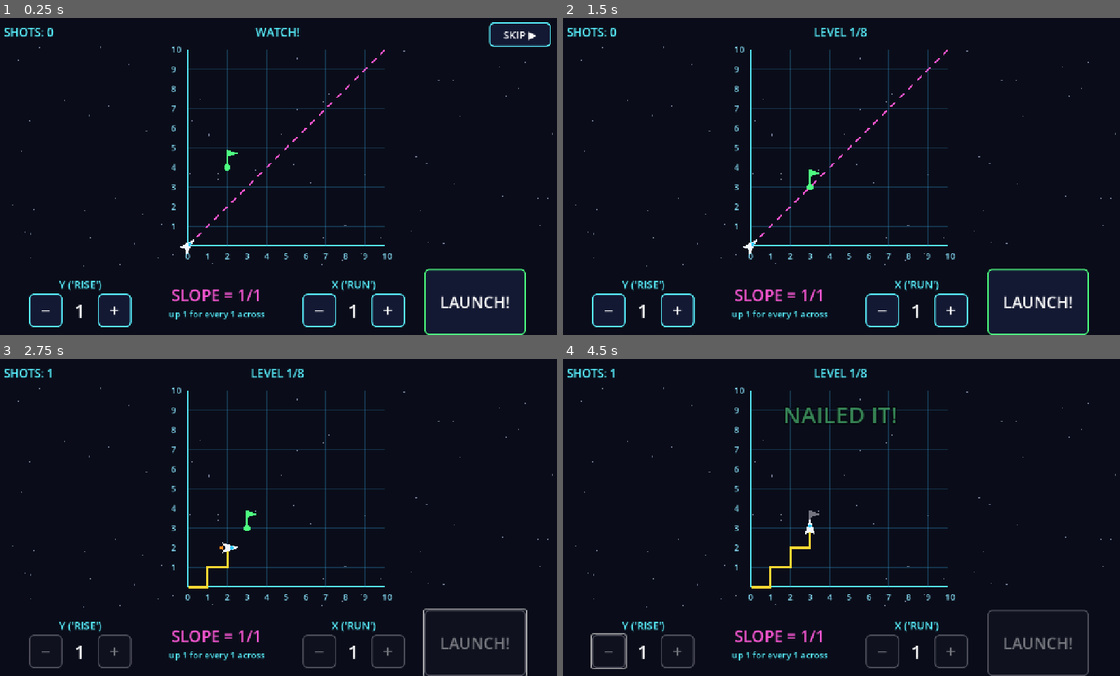
Above: before the commit, frames 1-4 (two rows, left to right).
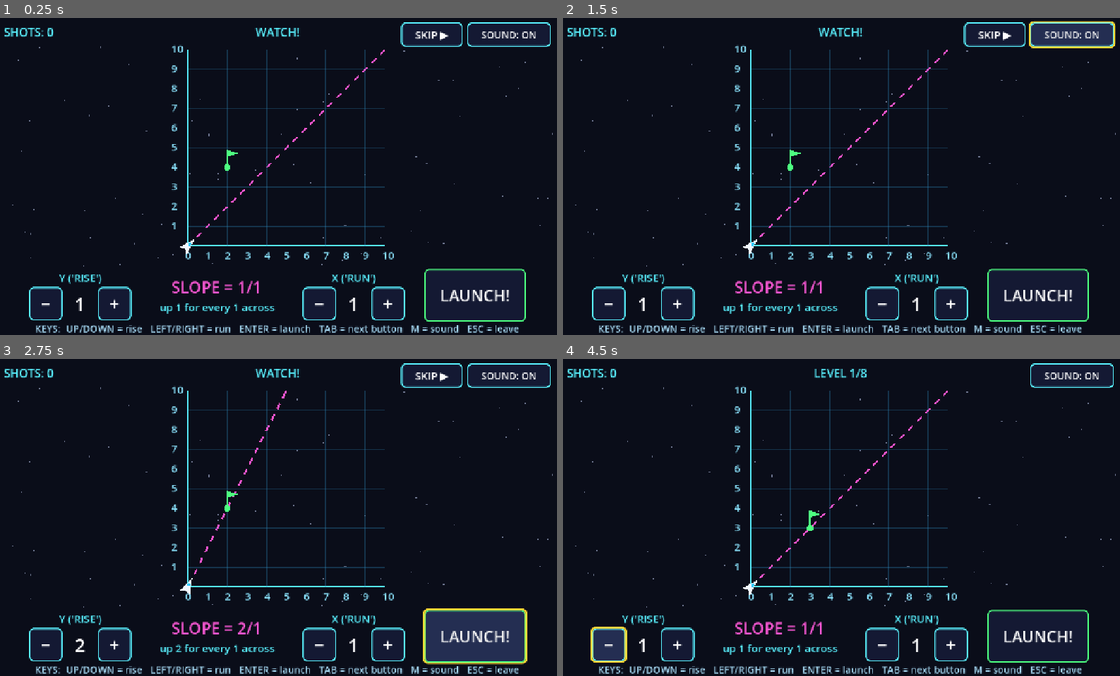
Above: after the commit, the same moments.

Repository: SFMiner/slope-shot
Game: Godot game, scene res://main.tscn
Same seed, same stepped clock (60 frames per second), same inputs: the game is played once before the commit and once after it.
Inputs (mouse positions are in pixels of both pictures, inside the frame that each line leads up to):
- Up to frame 1 (0.25 s): no input
- Up to frame 2 (1.5 s): click (1069, 33) at 0.5 s, where only the run after the commit has a clickable "SOUND: ON"; click (1069, 33) at 1.25 s, where only the run after the commit has a clickable "SOUND: OFF"
- Up to frame 3 (2.75 s): click "LAUNCH!" at 2 s
- Up to frame 4 (4.5 s): click (1036, 637) at 2.75 s, where only the run after the commit has a clickable "LAUNCH!"; click (997, 374) at 3.5 s, where only the run after the commit has a clickable "SKIP ▶"; click (607, 644) at 4.25 s, where only the run after the commit has a clickable "−"

The runs differ from the first frame. In frame 1, 6.3% of the frame differs, in the area x 5-97%, y 1-100%; in frame 2, 7.5%; in frame 3, 9.9%, in the area x 5-99%, y 1-100%; in frame 4, 7.1%.

Commit message:
Site readiness: keyboard nav and exit, mute, no emoji, web export preset
Tab order, Tab/Shift+Tab/Esc send sims:leave-game, focus ring, key controls; sound waits for
first input; ticks drawn not colour-only; 2D lean template; tests (keyboard, smoke).

Co-Authored-By: Claude Opus 5.5 <noreply@anthropic.com>
Claude-Session: https://claude.ai/code/session_01YcCN7binXr75rHP92VtJRs

Diff:
--- a/project.godot
+++ b/project.godot
@@ -20,6 +20,7 @@
 window/size/viewport_width=1280
 window/size/viewport_height=720
 window/stretch/mode="canvas_items"
+window/stretch/aspect="expand"
 
 [rendering]
 
--- a/scripts/grid_view.gd
+++ b/scripts/grid_view.gd
@@ -98,10 +98,10 @@
 		draw_line(grid_to_px(Vector2(0, i)), grid_to_px(Vector2(GRID_MAX, i)), col, width)
 		# Axis numbers must be readable from across a classroom.
 		var x_label_pos: Vector2 = grid_to_px(Vector2(i, 0)) + Vector2(-6.0, 30.0)
-		draw_string(font, x_label_pos, str(i), HORIZONTAL_ALIGNMENT_LEFT, -1, 20, COLOR_TEXT)
+		draw_string(font, x_label_pos, str(i), HORIZONTAL_ALIGNMENT_LEFT, -1, 24, COLOR_TEXT)
 		if i > 0:
 			var y_label_pos: Vector2 = grid_to_px(Vector2(0, i)) + Vector2(-38.0, 7.0)
-			draw_string(font, y_label_pos, str(i), HORIZONTAL_ALIGNMENT_LEFT, -1, 20, COLOR_TEXT)
+			draw_string(font, y_label_pos, str(i), HORIZONTAL_ALIGNMENT_LEFT, -1, 24, COLOR_TEXT)
 
 func _draw_preview_line() -> void:
 	# The line y = (rise/run) * x, extended to whichever grid edge it
@@ -141,6 +141,14 @@
 			pole_top + Vector2(0.0, _cell * 0.36),
 		])
 		draw_colored_polygon(flag_tri, col)
+		if done:
+			# A tick on cleared flags, so "done" is not shown by grey alone.
+			var tick: PackedVector2Array = PackedVector2Array([
+				base + Vector2(-_cell * 0.3, _cell * 0.05),
+				base + Vector2(-_cell * 0.12, _cell * 0.25),
+				base + Vector2(_cell * 0.3, -_cell * 0.2),
+			])
+			draw_polyline(tick, COLOR_TARGET_RING, 4.0)
 
 func _draw_rocket() -> void:
 	var center: Vector2 = grid_to_px(rocket_grid)
--- /dev/null
+++ b/scripts/keyboard_nav.gd
@@ -0,0 +1,130 @@
+# === HEADER COMMENT ===
+# keyboard_nav.gd
+# Keyboard use and the keyboard exit for the sims site (SPEC section 6).
+# Tab walks the usable controls in order; Tab past the last or Shift+Tab before
+# the first leaves the game; Escape leaves. Arrow keys, Enter and M are
+# shortcuts for the things a mouse does. Tab order is the array passed to setup().
+
+class_name KeyboardNav
+extends Node
+
+# === SIGNALS ===
+# action is one of: rise_up, rise_down, run_up, run_down, launch, mute
+signal shortcut(action: String)
+## Any key or click: lets main unlock sound even though this node handles the key first.
+signal activity
+
+# === CONSTANTS ===
+const FOCUS_COLOR: Color = Color(1.0, 0.85, 0.2)
+
+# === PUBLIC VARIABLES ===
+## Times the keyboard left the game; read by tests/test_keyboard.gd.
+var leave_count: int = 0
+## True after a key press, false after a mouse click: decides whether to put focus back on LAUNCH.
+var keyboard_mode: bool = false
+
+# === PRIVATE VARIABLES ===
+var _controls: Array[Control] = []
+var _ring: StyleBoxFlat = null
+
+# === LIFECYCLE METHODS ===
+func _ready() -> void:
+	_ring = StyleBoxFlat.new()
+	_ring.draw_center = false
+	_ring.border_color = FOCUS_COLOR
+	_ring.set_border_width_all(4)
+	_ring.set_corner_radius_all(10)
+	_ring.set_expand_margin_all(3.0)
+
+# === PUBLIC METHODS ===
+func setup(controls: Array[Control]) -> void:
+	_controls = controls
+	for c: Control in _controls:
+		c.focus_mode = Control.FOCUS_ALL
+		c.add_theme_stylebox_override("focus", _ring)
+
+## Controls Tab can land on right now (visible and enabled), in Tab order.
+func get_stops() -> Array[Control]:
+	var out: Array[Control] = []
+	for c: Control in _controls:
+		var b: BaseButton = c as BaseButton
+		if c.is_visible_in_tree() and (b == null or not b.disabled):
+			out.append(c)
+	return out
+
+## Drops focus and asks the sims site's play page to take the keyboard back. On its own page there is no parent.
+func leave_game() -> void:
+	get_viewport().gui_release_focus()
+	leave_count += 1
+	if OS.has_feature("web"):
+		JavaScriptBridge.eval(
+				"if (window.parent !== window) window.parent.postMessage({type: 'sims:leave-game'}, location.origin)")
+
+# === INPUT ===
+func _input(event: InputEvent) -> void:
+	# _input, not _unhandled_input: the GUI takes Tab and the arrow keys for its own focus movement first.
+	if event is InputEventMouseButton and event.pressed:
+		keyboard_mode = false
+		activity.emit()
+		return
+	var key: InputEventKey = event as InputEventKey
+	if key == null or not key.pressed:
+		return
+	keyboard_mode = true
+	activity.emit()
+	var focus: Control = get_viewport().gui_get_focus_owner()
+	if event.is_action_pressed("ui_cancel"):
+		_handled()
+		leave_game()
+		return
+	# Exact match (third argument): without it ui_focus_next also matches Shift+Tab
+	if event.is_action_pressed("ui_focus_next", true, true):
+		_tab(focus, 1)
+		return
+	if event.is_action_pressed("ui_focus_prev", true, true):
+		_tab(focus, -1)
+		return
+	if key.echo:
+		return
+	match key.keycode:
+		KEY_UP:
+			_emit("rise_up")
+		KEY_DOWN:
+			_emit("rise_down")
+		KEY_RIGHT:
+			_emit("run_up")
+		KEY_LEFT:
+			_emit("run_down")
+		KEY_L:
+			_emit("launch")
+		KEY_M:
+			_emit("mute")
+		KEY_ENTER, KEY_KP_ENTER, KEY_SPACE:
+			# A focused button takes Enter/Space itself (presses it), so this only runs with nothing focused
+			if focus == null:
+				_emit("launch")
+
+# === PRIVATE METHODS ===
+func _emit(action: String) -> void:
+	_handled()
+	shortcut.emit(action)
+
+func _handled() -> void:
+	get_viewport().set_input_as_handled()
+
+func _tab(focus: Control, step: int) -> void:
+	var stops: Array[Control] = get_stops()
+	_handled()
+	if stops.is_empty():
+		leave_game()
+		return
+	var idx: int = stops.find(focus)
+	if idx == -1:
+		# Nothing (or something not in the list) focused: start at the end Tab came from
+		stops[0 if step > 0 else stops.size() - 1].grab_focus()
+		return
+	var target: int = idx + step
+	if target < 0 or target >= stops.size():
+		leave_game()
+		return
+	stops[target].grab_focus()
--- a/scripts/main.gd
+++ b/scripts/main.gd
@@ -26,12 +26,15 @@
 const HIT_PAUSE: float = 1.5
 const TOP_BAR_HEIGHT: float = 56.0
 const BOTTOM_BAR_HEIGHT: float = 150.0
+const HINT_HEIGHT: float = 30.0
+const HINT_TEXT: String = "KEYS:  UP/DOWN = rise   LEFT/RIGHT = run   ENTER = launch   TAB = next button   M = sound   ESC = leave"
 const ALPHABET: String = "ABCDEFGHIJKLMNOPQRSTUVWXYZ"
 
 const COLOR_NEON: Color = Color(0.35, 0.95, 1.0)
 const COLOR_GOOD: Color = Color(0.4, 1.0, 0.6)
 const COLOR_BAD: Color = Color(1.0, 0.5, 0.4)
 const COLOR_WARN: Color = Color(1.0, 1.0, 0.5)
+const COLOR_TEXT_DIM: Color = Color(0.65, 0.85, 0.95)
 const COLOR_BG: Color = Color(0.04, 0.05, 0.10)
 
 # Level data. "ordered" = multiple flags, steepest target must be hit first.
@@ -82,6 +85,9 @@
 var slope_words_label: Label = null
 var launch_button: Button = null
 var skip_button: Button = null
+var mute_button: Button = null
+var keyboard: KeyboardNav = null
+var hint_label: Label = null
 var name_overlay: Control = null
 var board_overlay: Control = null
 var board_list_label: Label = null
@@ -101,8 +107,14 @@
 	_build_confetti()
 	_build_name_overlay()
 	_build_board_overlay()
+	_setup_keyboard()
 	_refresh_slope()
 	_run_intro()
+
+func _input(event: InputEvent) -> void:
+	# The first click or key unlocks sound; nothing plays before it.
+	if (event is InputEventKey or event is InputEventMouseButton) and event.is_pressed():
+		sfx.unlock()
 
 func _process(delta: float) -> void:
 	if grid_view.is_flying:
@@ -258,6 +270,9 @@
 	_set_steppers_enabled(true)
 	if current_state != State.INTRO:
 		current_state = State.AIM
+		# Keyboard players keep their place: focus returns to LAUNCH after a shot.
+		if keyboard != null and keyboard.keyboard_mode and get_viewport().gui_get_focus_owner() == null:
+			launch_button.grab_focus()
 
 func _preview_allowed() -> bool:
 	# Intro always demos the line; gameplay only on the first PREVIEW_LEVELS.
@@ -373,6 +388,44 @@
 		return
 	_start_game()
 
+func _toggle_mute() -> void:
+	sfx.muted = not sfx.muted
+	mute_button.text = "SOUND: OFF" if sfx.muted else "SOUND: ON"
+	sfx.play_sound("click")
+
+func _setup_keyboard() -> void:
+	keyboard = KeyboardNav.new()
+	keyboard.name = "KeyboardNav"
+	add_child(keyboard)
+	# Tab order: skip (intro only), rise -/+, run -/+, launch, sound
+	var controls: Array[Control] = [skip_button]
+	for b: Button in _stepper_buttons:
+		controls.append(b)
+	controls.append(launch_button)
+	controls.append(mute_button)
+	keyboard.setup(controls)
+	keyboard.shortcut.connect(_on_shortcut)
+	keyboard.activity.connect(sfx.unlock)
+
+func _on_shortcut(action: String) -> void:
+	match action:
+		"rise_up":
+			_change_rise(1)
+		"rise_down":
+			_change_rise(-1)
+		"run_up":
+			_change_run(1)
+		"run_down":
+			_change_run(-1)
+		"launch":
+			# During the intro demo, Enter skips it
+			if current_state == State.INTRO:
+				_on_skip_pressed()
+			else:
+				_on_launch_pressed()
+		"mute":
+			_toggle_mute()
+
 func _change_letter(slot: int, amount: int) -> void:
 	_letters[slot] = posmod(_letters[slot] + amount, ALPHABET.length())
 	letter_labels[slot].text = ALPHABET[_letters[slot]]
@@ -475,18 +528,31 @@
 	skip_button.custom_minimum_size = Vector2(140.0, 56.0)
 	skip_button.add_theme_font_size_override("font_size", 24)
 	skip_button.set_anchors_preset(Control.PRESET_TOP_RIGHT)
-	skip_button.offset_left = -160.0
+	skip_button.offset_left = -360.0
 	skip_button.offset_top = 10.0
-	skip_button.offset_right = -20.0
+	skip_button.offset_right = -230.0
 	skip_button.offset_bottom = 66.0
 	skip_button.pressed.connect(_on_skip_pressed)
 	_style_button(skip_button)
 	add_child(skip_button)
 
+	mute_button = Button.new()
+	mute_button.text = "SOUND: ON"
+	mute_button.add_theme_font_size_override("font_size", 22)
+	mute_button.set_anchors_preset(Control.PRESET_TOP_RIGHT)
+	mute_button.offset_left = -210.0
+	mute_button.offset_top = 10.0
+	mute_button.offset_right = -20.0
+	mute_button.offset_bottom = 66.0
+	mute_button.pressed.connect(_toggle_mute)
+	_style_button(mute_button)
+	add_child(mute_button)
+
 func _build_bottom_bar() -> void:
 	var bar: HBoxContainer = HBoxContainer.new()
 	bar.set_anchors_preset(Control.PRESET_BOTTOM_WIDE)
 	bar.offset_top = -BOTTOM_BAR_HEIGHT
+	bar.offset_bottom = -HINT_HEIGHT
 	bar.alignment = BoxContainer.ALIGNMENT_CENTER
 	bar.add_theme_constant_override("separation", 44)
 	add_child(bar)
@@ -508,7 +574,7 @@
 	slope_fraction_label.horizontal_alignment = HORIZONTAL_ALIGNMENT_CENTER
 	slope_box.add_child(slope_fraction_label)
 	slope_words_label = Label.new()
-	slope_words_label.add_theme_font_size_override("font_size", 20)
+	slope_words_label.add_theme_font_size_override("font_size", 24)
 	slope_words_label.add_theme_color_override("font_color", COLOR_NEON)
 	slope_words_label.horizontal_alignment = HORIZONTAL_ALIGNMENT_CENTER
 	slope_box.add_child(slope_words_label)
@@ -529,6 +595,17 @@
 	_style_button(launch_button, Color(0.3, 1.0, 0.5))
 	launch_button.pressed.connect(_on_launch_pressed)
 	bar.add_child(launch_button)
+
+	# On-screen key help: mouse-only actions all have a key.
+	hint_label = Label.new()
+	hint_label.text = HINT_TEXT
+	hint_label.add_theme_font_size_override("font_size", 22)
+	hint_label.add_theme_color_override("font_color", COLOR_TEXT_DIM)
+	hint_label.set_anchors_preset(Control.PRESET_BOTTOM_WIDE)
+	hint_label.offset_top = -HINT_HEIGHT
+	hint_label.horizontal_alignment = HORIZONTAL_ALIGNMENT_CENTER
+	hint_label.mouse_filter = Control.MOUSE_FILTER_IGNORE
+	add_child(hint_label)
 
 func _make_stepper(title: String) -> Dictionary:
 	var box: VBoxContainer = VBoxContainer.new()
--- a/scripts/sfx.gd
+++ b/scripts/sfx.gd
@@ -14,6 +14,10 @@
 
 # === PRIVATE VARIABLES ===
 var _players: Dictionary = {}
+# No sound until the player's first click or key (browsers and the site's
+# accessibility rules both require it), and the player can mute at any time.
+var unlocked: bool = false
+var muted: bool = false
 
 # === LIFECYCLE METHODS ===
 func _ready() -> void:
@@ -23,7 +27,12 @@
 	_add_sound("buzz", _gen_buzz())
 
 # === PUBLIC METHODS ===
+func unlock() -> void:
+	unlocked = true
+
 func play_sound(sound_name: String) -> void:
+	if not unlocked or muted:
+		return
 	if _players.has(sound_name):
 		_players[sound_name].play()
 	else:
--- /dev/null
+++ b/tests/test_keyboard.gd
@@ -0,0 +1,141 @@
+extends SceneTree
+## Keyboard use and the sims-site keyboard exit: Tab walks the usable controls in order, Tab past the last and
+## Shift+Tab before the first leave, Escape leaves, arrows and Enter do what the mouse does, M mutes,
+## nothing makes sound before the first input.
+
+var _passed: int = 0
+var _failed: int = 0
+var _main: SlopeShotMain = null
+
+
+func _init() -> void:
+	_run()
+
+
+func _check(cond: bool, label: String) -> void:
+	if cond:
+		_passed += 1
+	else:
+		_failed += 1
+		print("FAIL: " + label)
+
+
+func _run() -> void:
+	await get_root().ready
+	_main = (load("res://main.tscn") as PackedScene).instantiate() as SlopeShotMain
+	get_root().add_child(_main)
+	for i: int in range(5):
+		await process_frame
+	var nav: KeyboardNav = _main.keyboard
+	_check(nav != null, "KeyboardNav is set up")
+	if nav == null:
+		_finish()
+		return
+	_check(not _main.sfx.unlocked, "no sound before the first input")
+
+	# Intro: SKIP is visible, so 7 stops (skip, rise -/+, run -/+, launch, sound)
+	var stops: Array[Control] = []
+	var before: int = nav.leave_count
+	for i: int in range(12):
+		await _key(KEY_TAB)
+		var f: Control = get_root().gui_get_focus_owner()
+		if f == null:
+			break
+		stops.append(f)
+	_check(_main.sfx.unlocked, "first key unlocks sound")
+	_check(stops.size() == 7, "Tab reaches 7 controls during the intro (got %d)" % stops.size())
+	_check(nav.leave_count == before + 1, "Tab past the last control leaves")
+	if stops.size() == 7:
+		_check(stops[0] == _main.skip_button, "first stop is SKIP")
+		_check(stops[5] == _main.launch_button, "sixth stop is LAUNCH")
+		_check(stops[6] == _main.mute_button, "last stop is SOUND")
+
+	# Skip the intro with Enter on nothing focused, then the game has 6 stops
+	await _key(KEY_ENTER)
+	_check(_main.current_state == SlopeShotMain.State.AIM, "Enter skips the intro")
+	_check(get_root().gui_get_focus_owner() == _main.launch_button, "keyboard play puts focus on LAUNCH after the skip")
+	get_root().gui_release_focus()
+	stops.clear()
+	before = nav.leave_count
+	for i: int in range(12):
+		await _key(KEY_TAB)
+		var f2: Control = get_root().gui_get_focus_owner()
+		if f2 == null:
+			break
+		stops.append(f2)
+	_check(stops.size() == 6, "Tab reaches 6 controls in play (got %d)" % stops.size())
+	_check(nav.leave_count == before + 1, "Tab past the last control leaves (play)")
+	_check(not _main.skip_button.visible, "SKIP is gone in play")
+	if stops.size() == 6:
+		_check(stops[0] == _main.get("_stepper_buttons")[0], "first stop is the rise minus button")
+		_check(stops[4] == _main.launch_button, "fifth stop is LAUNCH")
+
+	# Shift+Tab from nothing starts at the end and walks back, then leaves
+	before = nav.leave_count
+	var back: int = 0
+	for i: int in range(12):
+		await _key(KEY_TAB, true)
+		if get_root().gui_get_focus_owner() == null:
+			break
+		back += 1
+	_check(back == 6, "Shift+Tab walks 6 controls back (got %d)" % back)
+	_check(nav.leave_count == before + 1, "Shift+Tab before the first control leaves")
+
+	# Shift+Tab on the last control moves back, it does not leave
+	_main.mute_button.grab_focus()
+	before = nav.leave_count
+	await _key(KEY_TAB, true)
+	_check(nav.leave_count == before and get_root().gui_get_focus_owner() == _main.launch_button, "Shift+Tab on the last control moves back")
+
+	# Escape leaves from the middle
+	before = nav.leave_count
+	await _key(KEY_ESCAPE)
+	_check(nav.leave_count == before + 1, "Escape leaves")
+	_check(get_root().gui_get_focus_owner() == null, "focus released after Escape")
+
+	# Arrows change rise and run, clamped
+	var rise: int = _main.rise_value
+	var run: int = _main.run_value
+	await _key(KEY_UP)
+	await _key(KEY_RIGHT)
+	_check(_main.rise_value == rise + 1 and _main.run_value == run + 1, "Up/Right raise rise and run")
+	await _key(KEY_DOWN)
+	await _key(KEY_LEFT)
+	_check(_main.rise_value == rise and _main.run_value == run, "Down/Left lower them again")
+	await _key(KEY_DOWN)
+	_check(_main.rise_value == SlopeShotMain.STEPPER_MIN, "rise stops at the minimum")
+
+	# M mutes and unmutes
+	await _key(KEY_M)
+	_check(_main.sfx.muted and _main.mute_button.text == "SOUND: OFF", "M mutes")
+	await _key(KEY_M)
+	_check(not _main.sfx.muted and _main.mute_button.text == "SOUND: ON", "M unmutes")
+
+	# Enter with nothing focused launches
+	var shots: int = _main.shots
+	await _key(KEY_ENTER)
+	_check(_main.shots == shots + 1 and _main.current_state == SlopeShotMain.State.FLY, "Enter launches")
+	# During flight the disabled steppers are not Tab stops
+	_check(nav.get_stops().size() == 1, "only SOUND is a stop while the rocket flies")
+
+	# Every stop has the focus outline
+	for c: Control in [_main.launch_button, _main.mute_button, _main.skip_button]:
+		_check(c.has_theme_stylebox_override("focus"), "%s has the focus outline" % c.name)
+	_finish()
+
+
+func _finish() -> void:
+	print("Test Results: %d passed, %d failed" % [_passed, _failed])
+	quit(1 if _failed > 0 else 0)
+
+
+func _key(code: Key, shift: bool = false) -> void:
+	for pressed: bool in [true, false]:
+		var e: InputEventKey = InputEventKey.new()
+		e.keycode = code
+		e.physical_keycode = code
+		e.shift_pressed = shift
+		e.pressed = pressed
+		get_root().push_input(e)
+	await process_frame
+	await process_frame
--- /dev/null
+++ b/tests/test_smoke.gd
@@ -0,0 +1,66 @@
+extends SceneTree
+## Loads main.tscn, runs frames through the intro and a miss and a hit, checks nothing errors and the
+## rules still hold (exact-fraction hit test, level 8 order).
+
+var _passed: int = 0
+var _failed: int = 0
+
+
+func _init() -> void:
+	_run()
+
+
+func _check(cond: bool, label: String) -> void:
+	if cond:
+		_passed += 1
+	else:
+		_failed += 1
+		print("FAIL: " + label)
+
+
+func _run() -> void:
+	await get_root().ready
+	var m: SlopeShotMain = (load("res://main.tscn") as PackedScene).instantiate() as SlopeShotMain
+	get_root().add_child(m)
+	for i: int in range(10):
+		await process_frame
+	_check(m.current_state == SlopeShotMain.State.INTRO, "starts in the intro")
+	_check(not m.sfx.unlocked, "no sound has played yet")
+	m._on_skip_pressed()
+	for i: int in range(5):
+		await process_frame
+	_check(m.current_state == SlopeShotMain.State.AIM and m.level_idx == 0, "skip starts level 1")
+
+	# Level 1 flag is (3,3): 1/1 hits, 2/1 misses (too steep)
+	m.rise_value = 2
+	m.run_value = 1
+	_check(m._compute_outcome()["type"] == "miss", "2/1 misses flag (3,3)")
+	m.rise_value = 4
+	m.run_value = 4
+	_check(m._compute_outcome()["type"] == "hit", "4/4 hits flag (3,3) (unreduced is fine)")
+
+	# Fly a miss to the end
+	m.rise_value = 2
+	m.run_value = 1
+	m._on_launch_pressed()
+	_check(m.current_state == SlopeShotMain.State.FLY, "launch starts a flight")
+	var frames: int = 0
+	while m.grid_view.is_flying and frames < 600:
+		await process_frame
+		frames += 1
+	_check(not m.grid_view.is_flying and m.current_state == SlopeShotMain.State.AIM, "miss ends the flight and resets")
+
+	# Level 8: two flags, steep one first
+	m._load_level(7)
+	m.rise_value = 1
+	m.run_value = 3
+	_check(m._compute_outcome()["type"] == "wrong", "level 8: shallow flag first is the wrong one")
+	m.rise_value = 3
+	m.run_value = 1
+	_check(m._compute_outcome()["type"] == "hit", "level 8: steep flag is the target")
+
+	# Endless levels past 8 still load
+	m._load_level(9)
+	_check(m.flags.size() == 1, "random level past 8 has one flag")
+	print("Test Results: %d passed, %d failed" % [_passed, _failed])
+	quit(1 if _failed > 0 else 0)
Not shown, changed: export_presets.cfg
Not shown, added: scripts/keyboard_nav.gd.uid
Not shown, added: tests/test_keyboard.gd.uid
Not shown, added: tests/test_smoke.gd.uid
Not shown, changed: CLAUDE.md
Not shown, changed: README.md
Not shown, added: tests/run_all_tests.sh
